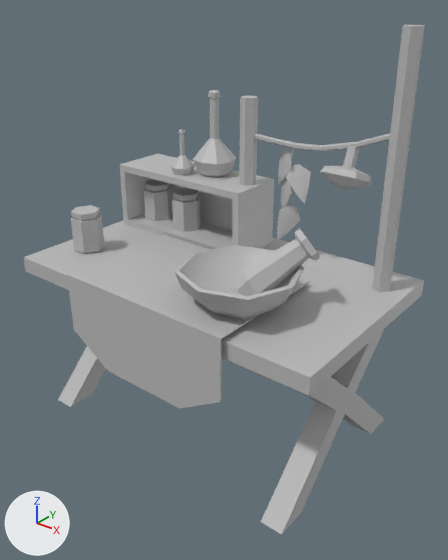
Before and after pictures for a commit that changed the FBX model Assets/Models/Environment/sm_tableDrying.fbx.
Camera for both pictures: a 50 mm camera at (1.27, -1.541, 1.537) aimed at (0.062, -0.03, 0.6). The lights are fixed; the arrows at lower left show +X, +Y and +Z. Where no turn or scale is listed for an object, it has been applied to the vertices.

In view in the first picture: 'SM_tableDrying'.
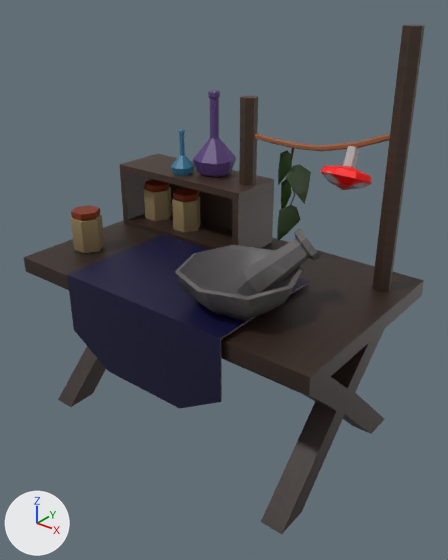
Boxes (x1, y1, x2, y2) around the edits, measured in the pictures (448 x 560 px):
'SM_tableDrying', recoloured
    both: (24, 25, 425, 535)

What changed in the scene script:
```text
Add img_sm_tabledrying_lambert1_basemap_1001_png:
    img_sm_tabledrying_lambert1_basemap_1001_png = load_image('sm_tableDrying_lambert1_BaseMap.1001.png', '../../Textures/dryingTable/sm_tableDrying_lambert1_BaseMap.1001.png', 512, 512, 'sRGB')
Add mat_dryingtable:
    mat_dryingtable = principled_material('dryingTable')
    mat_dryingtable.texture = img_sm_tabledrying_lambert1_basemap_1001_png
Change me_mesh:
    where me_mesh.from_pydata(...)  # 636 vertices, 592 faces; spans x -0.613..0.613, y -0.376..0.376, z -0.709..0.709
    remove me_mesh.materials.append(mat_lambert1)  # grey #bcbcbc
    add me_mesh.materials.append(mat_dryingtable)  # picture img_sm_tabledrying_lambert1_basemap_1001_png
```
